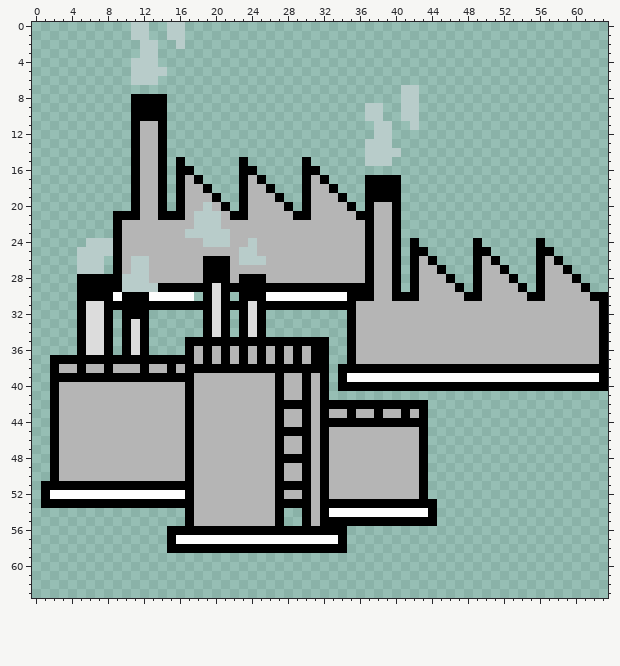
Two states of a pixel-art sprite, static/assets/sprites/factories.png. The first picture shows the starting point.
The file is 64x64 pixels. Pixels under 10% opacity are left out.
The result:
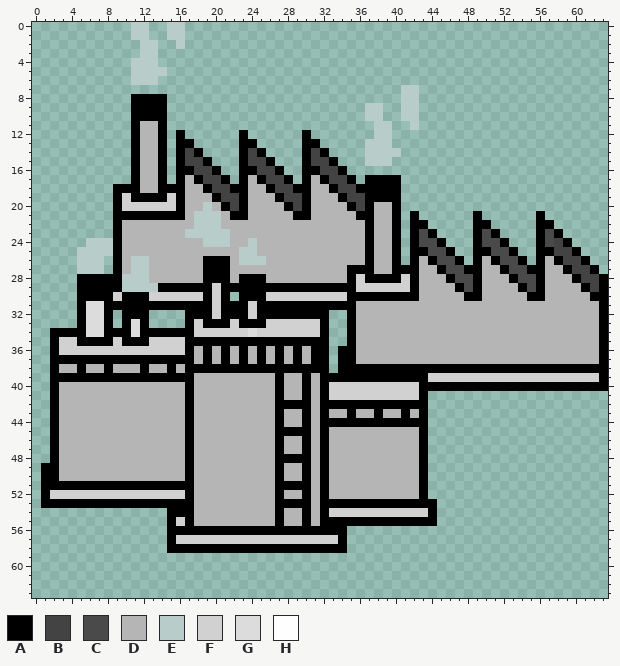
Palette (. is transparent): A #000000  B #434343  C #4a4a4a  D #b5b5b5  E #b8ccca  F #d1d1d1  G #dcdcdc  H #fefefe
Diff:
Colour A is added in row 12 at x 16, 23 and 30; in row 13 at x 16 to 17, 23 to 24 and 30 to 31; in row 14 at x 16, 18, 23, 25, 30 and 32; in row 15 at x 19, 26 and 33; in row 16 at x 20, 27 and 34; in row 17 at x 21, 28 and 35.
Colour A is added in row 18 at x 9 to 10, 15, 22, 29 and 36; in rows 19 to 20 at x 9; in row 21 at x 42, 49 and 56; in row 22 at x 42 to 43, 49 to 50 and 56 to 57; in row 23 at x 42, 44, 49, 51, 56 and 58; in row 24 at x 45, 52 and 59.
Colour A is added in row 25 at x 46, 53 and 60; in row 26 at x 47, 54 and 61; in row 27 at x 41, 48, 55 and 62; in rows 28 to 29 at x 63; in row 32 at x 17 to 18, 22 and 26 to 32; in row 33 at x 17 and 32.
Colour A is added in row 34 at x 2 to 4, 9, 13 to 17 and 32; in row 35 at x 2; in row 36 at x 2 and 34; in row 37 at x 34; in row 39 at x 33; in row 41 at x 43.
Colour A is added in rows 49 to 50 at x 1; in row 54 at x 15 to 16; in row 55 at x 15.
Colour A replaces colour D in row 19 at x 12 to 13; in row 21 at x 12 to 13; in row 27 at x 35 to 36; in row 28 at x 35 and 38 to 39; in row 30 at x 38 to 39.
Colour A replaces colour G in row 33 at x 20 and 24; in row 35 at x 6 to 7 and 11.
Colour A replaces colour H in row 39 at x 35 to 43.
Colour B is added in row 14 at x 17, 24 and 31; in row 15 at x 17 to 18, 24 to 25 and 31 to 32; in row 16 at x 18 to 19, 25 to 26 and 32 to 33; in row 17 at x 19 to 20, 26 to 27 and 33 to 34; in row 18 at x 20 to 21, 27 to 28 and 34 to 35; in row 19 at x 21 to 22, 28 to 29 and 35 to 36.
Colour B is added in row 20 at x 22, 29 and 36; in row 24 at x 58; in row 25 at x 58 to 59; in row 26 at x 59 to 60; in row 27 at x 60 to 61; in row 28 at x 61 to 62.
Colour B is added in row 29 at x 62.
Colour C is added in row 23 at x 43, 50 and 57; in row 24 at x 43 to 44, 50 to 51 and 57; in row 25 at x 44 to 45 and 51 to 52; in row 26 at x 45 to 46 and 52 to 53; in row 27 at x 46 to 47 and 53 to 54; in row 28 at x 47 to 48 and 54 to 55.
Colour C is added in row 29 at x 48 and 55.
Colour D is added in rows 54 to 55 at x 28 to 29.
Colour F is added in rows 19 to 20 at x 10 and 15; in rows 28 to 29 at x 41; in row 30 at x 18; in rows 33 to 34 at x 18, 22 and 26 to 31; in rows 35 to 36 at x 3 to 4, 9 and 13 to 16; in row 40 at x 33.
Colour F is added in row 41 at x 33 to 42; in row 55 at x 16.
Colour F replaces colour A in row 20 at x 11 and 14; in row 29 at x 36 to 37 and 40; in row 34 at x 19, 21, 23 and 25; in row 36 at x 5, 8, 10 and 12; in row 40 at x 34 to 42.
Colour F replaces colour D in row 20 at x 12 to 13; in row 28 at x 36; in row 29 at x 38 to 39.
Colour F replaces colour G in rows 29 to 30 at x 20; in rows 31 to 32 at x 20 and 24; in row 34 at x 20; in row 36 at x 6 to 7 and 11.
Colour F replaces colour H in row 30 at x 9, 13 to 17 and 26 to 34; in row 39 at x 44 to 62; in row 52 at x 2 to 16; in row 54 at x 33 to 43; in row 57 at x 16 to 33.
Where, in picture pixels (left, top, right, bottom), the same in both pictures:
changed: (50, 130, 608, 400)
changed: (41, 463, 428, 544)
